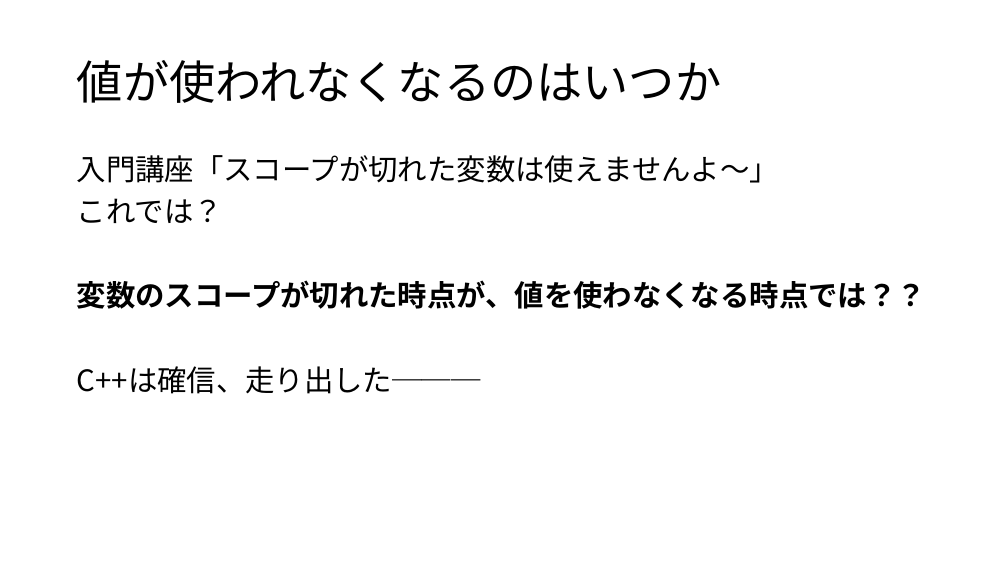
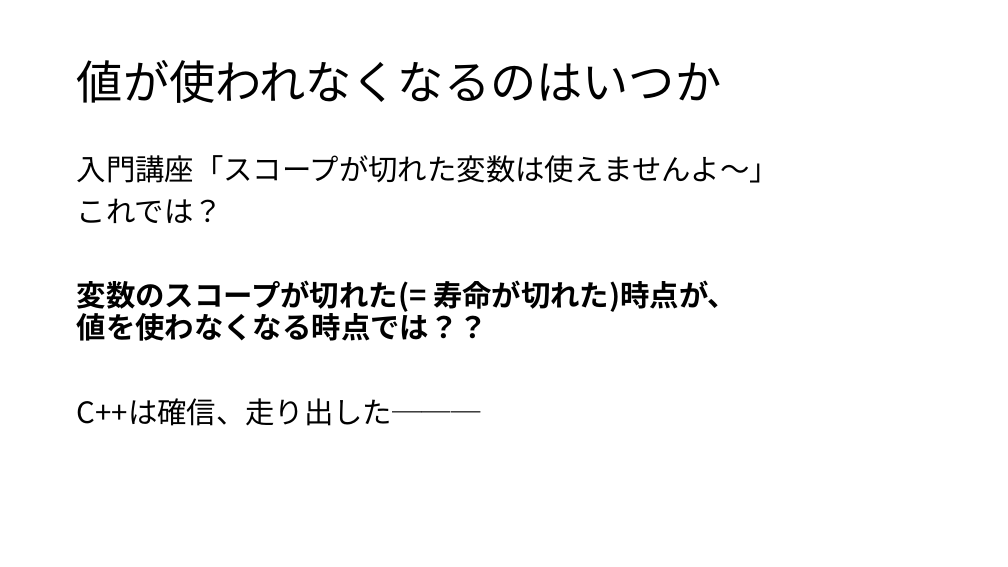
Before and after one commit to crs-kouhou/zatsu_game_engine, a slide deck: slide 13 of zatsuGE_pptx/初期化と解放.pptx (slide 11 before the commit). Drawn at 1008x567 pixels with LibreOffice and Linux fonts; fonts in the diff are those of the drawing. Boxes give left, top, right and bottom in pixels: in the first picture for what was removed or moved away, otherwise in the second. Text is boxed around its words. In the diff, an @@ line names an element or a change of style, - is before the commit and + after.

```diff
--- a/zatsuGE_pptx/初期化と解放.pptx
+++ b/zatsuGE_pptx/初期化と解放.pptx
@@ text at (x1=77, y1=280, x2=737, y2=341): text changed @@
-変数のスコープが切れた時点が、値を使わなくなる時点では？？
+変数のスコープが切れた(= 寿命が切れた)時点が、
+値を使わなくなる時点では？？
```
Also in this commit, not shown: 11 other slides changed, 4 slides added, 2 other files.
